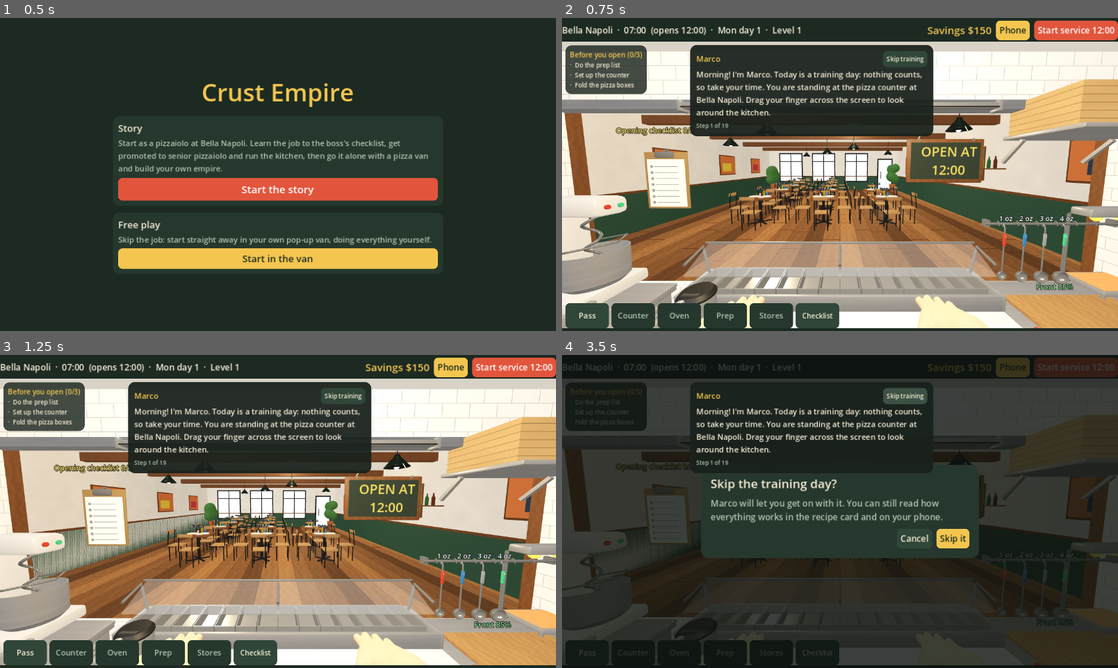
Above: before the commit, frames 1-4 (two rows, left to right).
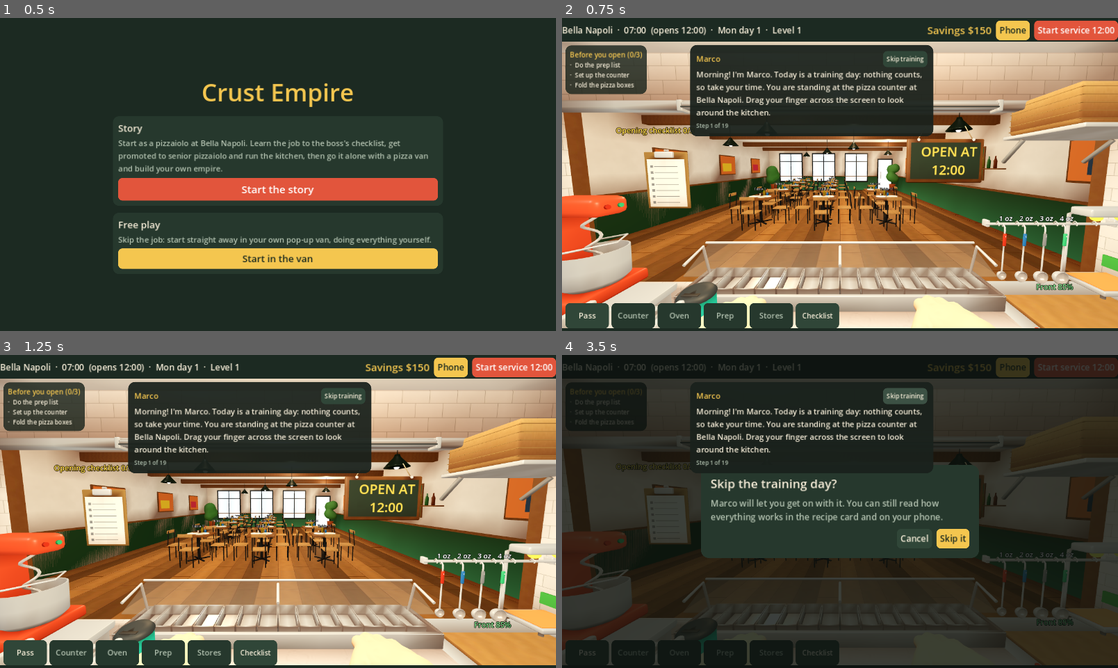
Above: after the commit, the same moments.

Repository: Domnish420/Pizza-Game
Game: Godot game, scene res://scenes/main.tscn
Two runs of this game, one before a commit and one after it. Both use one fixed random seed, a clock stepped at 60 frames per second and the inputs below.
Inputs:
- Up to frame 1 (0.5 s): no input
- Up to frame 2 (0.75 s): click "Start the story" at 0.5 s
- Up to frame 3 (1.25 s): no input
- Up to frame 4 (3.5 s): click "Start service 12:00" at 1.25 s; click "Start service 12:00" at 2 s; click "Skip training" at 2.75 s

Frame 1 is identical in both runs. In frame 2, 40% of the frame differs, in the area x 0-100%, y 7-100%; in frame 3, 40%; in frame 4, 3.3%.

Commit message:
Art style: chunky, toy-like, warm, with painted-in shadows and cartoon people
The owner's chosen look is Job Simulator / Overcooked: chunky, bright, easy
to grab.

Models (tools/models):
- Every box now has rounded edges.
- Materials are painted-looking (no mirror metal, no bump maps), from a warm
  ingredient palette in common.py.
- Handles and knobs are oversized: tomato-red counter handles, teal fridge
  handles, a tomato-red mixer and a teal bin.
- The van has a red-and-cream checker floor and red wall band; the kitchen
  has a green band.
- Customers and the rider are cartoon figures with big heads and simple
  faces (eyes, brows, a smile), mitten hands and big shoes. The first-person
  hands are chunky too.
- Ambient occlusion is baked into every model's vertex colours with Cycles,
  in a warm tint. The rooms are baked with their fixtures standing in them,
  so the floor darkens round the counters. The game multiplies the colours
  in.

The bake fixes Blender's silent black-bake failure here (no denoiser) and
refuses a black result. Big rooms are cut finer for the bake within a phone
budget of about 100k triangles per scene.

Game:
- Warmer, softer light with a touch more colour.
- Seated customers are lowered by their model's own hip height.
- A "Retro look" switch on the phone's Today page renders at half
  resolution with per-corner lighting and a dithered colour pass
  (shaders/retro.gdshader).

The style guide is in REPLIT_BRIEF.md ("The art style"); ART_KEYS.md,
tools/models/README.md and ROADMAP.md are updated. Every model and both
assembled scenes pass the 4-view check.

Co-Authored-By: Claude Opus 5.5 <noreply@anthropic.com>
Claude-Session: https://claude.ai/code/session_015nnBoTAA9cPhCiBj2mf4zL

Diff:
--- a/scripts/fp/fp_view.gd
+++ b/scripts/fp/fp_view.gd
@@ -16,3 +16,10 @@
 	add_child(vp)
 	world = FPWorld.new(svc, ctrls, host)
 	vp.add_child(world)
+	if Game.s.get("retro", false):
+		# the Retro look: half resolution, no smoothing of edges, dithered colour, lighting per corner (set by the world)
+		vp.scaling_3d_scale = 0.5
+		vp.msaa_3d = Viewport.MSAA_DISABLED
+		var sm := ShaderMaterial.new()
+		sm.shader = load("res://shaders/retro.gdshader")
+		material = sm
--- a/scripts/fp/fp_world.gd
+++ b/scripts/fp/fp_world.gd
@@ -42,6 +42,7 @@
 var job_nodes := {}                    # job -> Node3D (things that change with the state)
 var job_t := 0.0
 var dine := false
+var retro := false                     # the Retro look: lighting per polygon corner, as 2000s consoles did
 var ground_y := -0.6                   # the street is lower than the van floor
 var head: Node3D
 var cam: Camera3D
@@ -90,6 +91,7 @@
 	else: view_closed = v
 
 func _ready() -> void:
+	retro = Game.s.get("retro", false)
 	dine = bool(svc.L.dine) if svc != null else Game.calc_tables() > 0
 	ground_y = 0.0 if dine else -0.42
 	for st in STATION_AT:
@@ -123,6 +125,7 @@
 	m.metallic = metal
 	if col.a < 1.0: m.transparency = BaseMaterial3D.TRANSPARENCY_ALPHA
 	if unshaded: m.shading_mode = BaseMaterial3D.SHADING_MODE_UNSHADED
+	elif retro: m.shading_mode = BaseMaterial3D.SHADING_MODE_PER_VERTEX
 	_mats[key] = m
 	return m
 
@@ -183,9 +186,21 @@
 	root.position = pos
 	(parent if parent != null else self).add_child(root)
 	var m := Art.model("fp." + key)
-	if m != null: root.add_child(m)
+	if m != null:
+		root.add_child(m)
+		_shade(m)
 	else: make.call(root)
 	return root
+
+## a model's materials lit per pixel, or per corner in the Retro look (they are shared, so this is quick after once)
+func _shade(n: Node) -> void:
+	var want := BaseMaterial3D.SHADING_MODE_PER_VERTEX if retro else BaseMaterial3D.SHADING_MODE_PER_PIXEL
+	if n is MeshInstance3D and n.mesh != null:
+		for s in n.mesh.get_surface_count():
+			var mt = n.get_active_material(s)
+			if mt is BaseMaterial3D and mt.shading_mode != BaseMaterial3D.SHADING_MODE_UNSHADED and mt.shading_mode != want:
+				mt.shading_mode = want
+	for c in n.get_children(): _shade(c)
 
 # ---------- the room ----------
 func _environment() -> void:
@@ -194,19 +209,23 @@
 	env.background_mode = Environment.BG_COLOR
 	env.background_color = Color("9cc6e8") if not dine else Color("2a2622")
 	env.ambient_light_source = Environment.AMBIENT_SOURCE_COLOR
-	env.ambient_light_color = Color("fff4e6")
+	env.ambient_light_color = Color("fff0dc")
 	env.ambient_light_energy = 0.55
 	env.tonemap_mode = Environment.TONE_MAPPER_FILMIC
+	env.adjustment_enabled = true                  # a touch richer colour: the warm, toy-like look
+	env.adjustment_saturation = 1.12
+	env.adjustment_contrast = 1.03
 	we.environment = env
 	add_child(we)
 	var sun := DirectionalLight3D.new()
 	sun.rotation_degrees = Vector3(-50, -30, 0)
-	sun.light_energy = 0.9 if not dine else 0.35
+	sun.light_energy = 0.75 if not dine else 0.35
+	sun.light_color = Color("fff1d8")
 	add_child(sun)
 	var lamp := OmniLight3D.new()
 	lamp.position = Vector3(0, 2.1, -0.4)
 	lamp.omni_range = 4.5
-	lamp.light_energy = 1.3
+	lamp.light_energy = 1.0
 	lamp.light_color = Color("ffe2b8")
 	add_child(lamp)
 
@@ -753,8 +772,8 @@
 		e.figs.append(fig)
 	_arrange(e, e.figs.size(), false)
 	_tappable(root, Vector3(0.6 + 0.4 * (e.figs.size() - 1), 1.9, 0.6), Vector3(0, 0.95, 0), {"kind": "party", "id": p.id})
-	e.lbl = _label("", Vector3(0, 2.05, 0), 64, Color.WHITE, root, true, 0.004)
-	if p.has("reg") or app: _label(p.get("reg", Data.APP.name), Vector3(0, 1.86, 0), 40, Color("f4c64f") if not app else Color("4fc7a8"), root, true, 0.003)
+	e.lbl = _label("", Vector3(0, 1.9, 0), 64, Color.WHITE, root, true, 0.004)
+	if p.has("reg") or app: _label(p.get("reg", Data.APP.name), Vector3(0, 1.74, 0), 40, Color("f4c64f") if not app else Color("4fc7a8"), root, true, 0.003)
 	return e
 
 ## stand side by side, or sit round the table
@@ -769,7 +788,8 @@
 		var jointed: bool = hips[0] != null
 		if seated:
 			var a := Vector2(0.62, 0).rotated(i * PI / 2.0)
-			f.position = Vector3(a.x, -0.39 if jointed else -0.3, a.y)
+			# lower them until the hips sit on the seat (0.53 m: the seat top plus the seat of the trousers)
+			f.position = Vector3(a.x, -(hips[0].position.y - 0.53) if jointed else -0.3, a.y)
 			f.rotation.y = atan2(-a.x, -a.y)           # face the middle of the table
 		else:
 			f.position = Vector3((i - (n - 1) / 2.0) * 0.45, 0, 0)
--- a/scripts/hub.gd
+++ b/scripts/hub.gd
@@ -251,6 +251,7 @@
 	var vh := Kit.hbox(6)
 	vh.add_child(Kit.button("Service in 3D: " + ("on" if G.s.get("view3d", true) else "off"), func(): _act(func(): Game.s.view3d = not Game.s.get("view3d", true)), "ghost", 15))
 	vh.add_child(Kit.button("Look by turning the phone: " + ("on" if G.s.get("gyro", true) else "off"), func(): _act(func(): Game.s.gyro = not Game.s.get("gyro", true)), "ghost", 15))
+	vh.add_child(Kit.button("Retro look: " + ("on" if G.s.get("retro", false) else "off"), func(): _act(func(): Game.s.retro = not Game.s.get("retro", false)), "ghost", 15))
 	nc[1].add_child(vh)
 	var reset := Kit.button("Start over", func(): Kit.main.confirm("Start over?", "This wipes your save and takes you back to the start.", "Wipe my save", func():
 		Game.new_game()
--- /dev/null
+++ b/shaders/retro.gdshader
@@ -0,0 +1,13 @@
+shader_type canvas_item;
+// The "Retro" look (the phone's Today page): the 3D view is drawn at half resolution by the view itself, and this
+// pass gives it fewer colour levels with a 4x4 ordered dither, like a 2000s console on a TV.
+uniform float levels = 28.0;
+const float BAYER[16] = float[16](0.0, 8.0, 2.0, 10.0, 12.0, 4.0, 14.0, 6.0, 3.0, 11.0, 1.0, 9.0, 15.0, 7.0, 13.0, 5.0);
+
+void fragment() {
+	vec4 c = texture(TEXTURE, UV);
+	int x = int(mod(FRAGCOORD.x, 4.0));
+	int y = int(mod(FRAGCOORD.y, 4.0));
+	float d = (BAYER[y * 4 + x] / 16.0 - 0.5) / levels;
+	COLOR = vec4(floor((c.rgb + d) * levels + 0.5) / levels, c.a);
+}
Binary file changed: assets/models/fp-bin.bin
Not shown, changed: assets/models/fp-bin.gltf
Binary file changed: assets/models/fp-bowl.bin
Not shown, changed: assets/models/fp-bowl.gltf
Binary file changed: assets/models/fp-boxes.bin
Not shown, changed: assets/models/fp-boxes.gltf
Binary file changed: assets/models/fp-clipboard.bin
Not shown, changed: assets/models/fp-clipboard.gltf
Not shown, changed: assets/models/fp-counter-side.bin
Not shown, changed: assets/models/fp-counter-side.gltf
Not shown, changed: assets/models/fp-counter.bin
Not shown, changed: assets/models/fp-counter.gltf
(and 107 more such lines)
